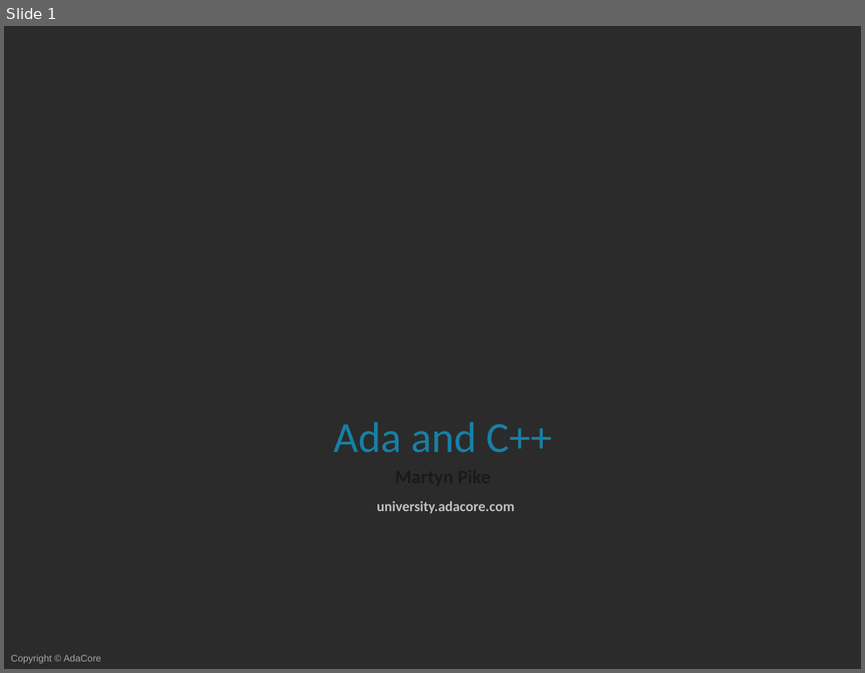
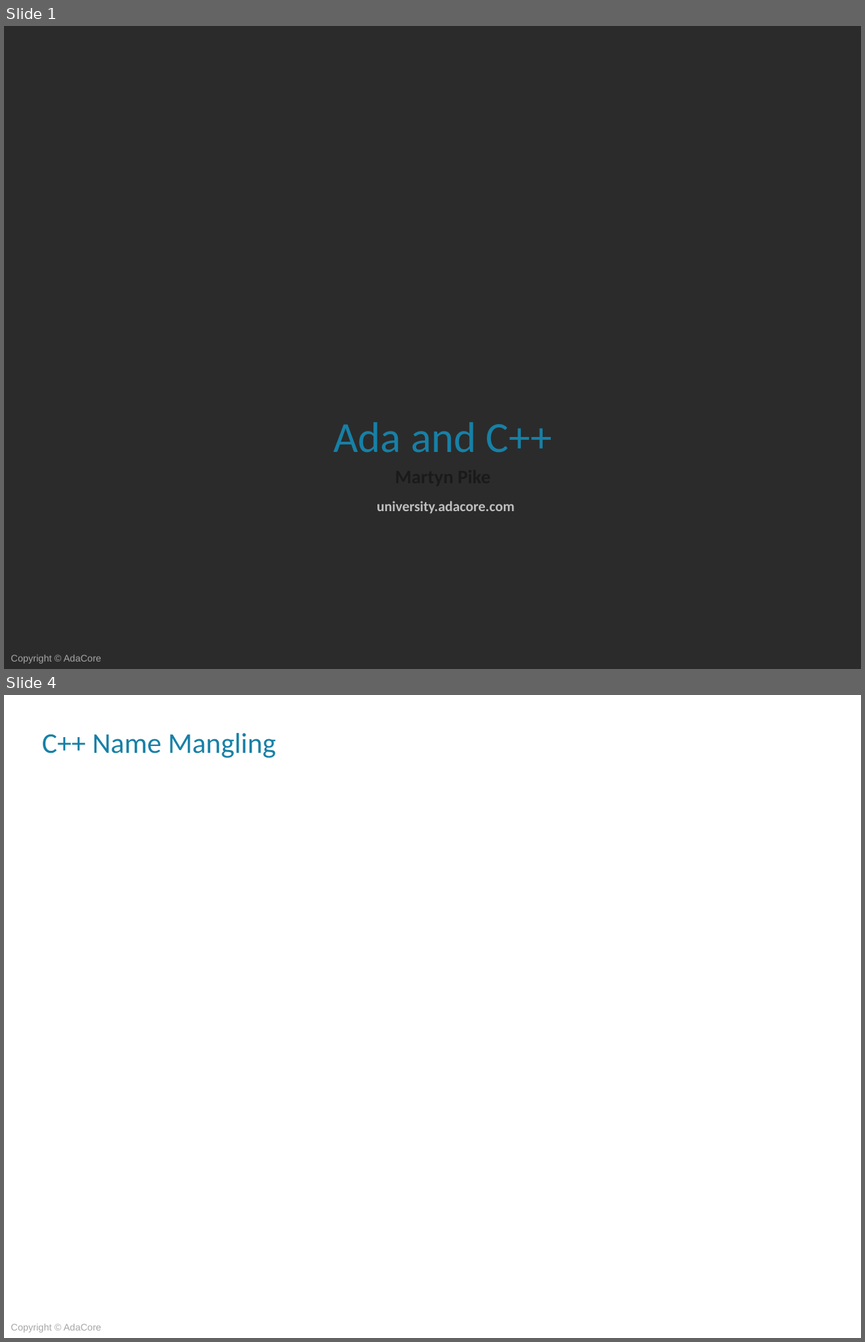
Before and after one commit to AdaCoreU/Courses, a slide deck: lectures/04_Mixed_Language_Programming_In_Ada/03_Ada_and_C++/Slides/03_Ada_and_C++.pptx. Shown one above the other, each under a label of ours: slide 1 before the commit, slides 1 and 4 after it; the slides between them are not shown. The pictures are 865x673 and 865x1342 pixels, drawn with LibreOffice and Linux fonts; fonts in the diff are those of the drawing; background and template pictures are left out; a plain dark background stands for a picture behind light text. Boxes give left, top, right and bottom in pixels: in the first picture for what was removed or moved away, otherwise in the second. Text is boxed around its words. In the diff, an @@ line names an element or a change of style, - is before the commit and + after.

```diff
--- a/lectures/04_Mixed_Language_Programming_In_Ada/03_Ada_and_C++/Slides/03_Ada_and_C++.pptx
+++ b/lectures/04_Mixed_Language_Programming_In_Ada/03_Ada_and_C++/Slides/03_Ada_and_C++.pptx
@@ slide 4 added at (4, 695, 861, 1338), background picture (left out); not listed: 1 template element that a slide beside it also shows @@
@@ title added at (42, 732, 276, 758), 24 pt, text #1780A6 @@
+C++ Name Mangling
```
Also in this commit, not shown: 7 other slides added, 1 slide removed.
